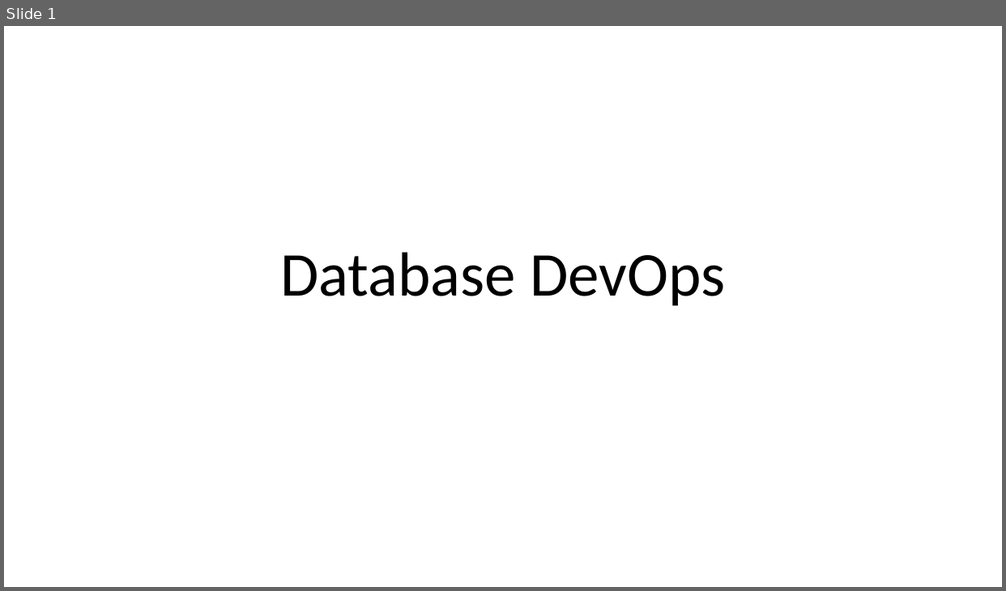
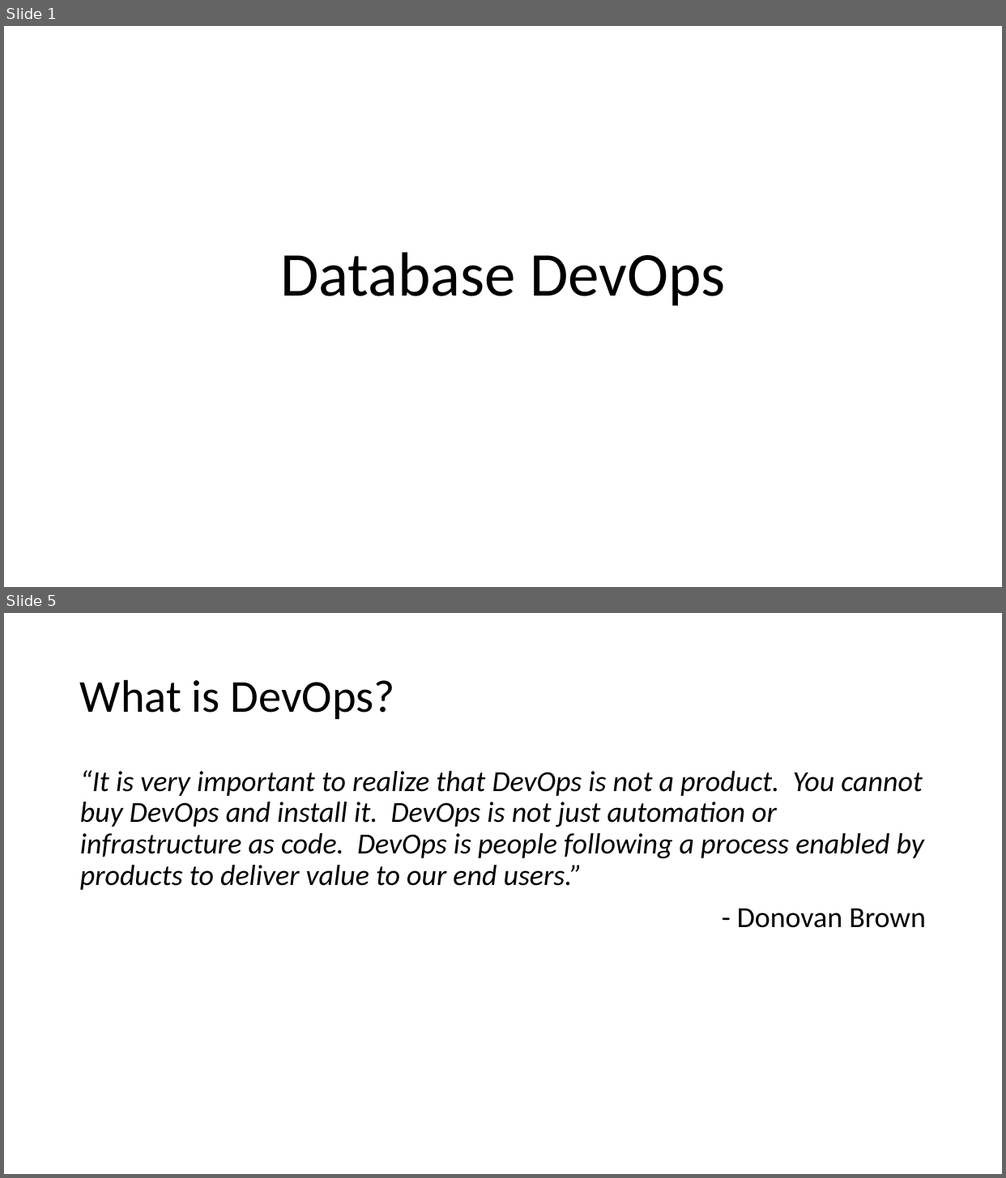
Before and after one commit to way0utwest/DatabaseDevOpsMS, a slide deck: Section 1- Intro to DevOps/IntroDatabaseDevOps.pptx. Shown one above the other, each under a label of ours: slide 1 before the commit, slides 1 and 5 after it; the slides between them are not shown. The pictures are 1006x591 and 1006x1178 pixels, drawn with LibreOffice and Linux fonts; fonts in the diff are those of the drawing. Boxes give left, top, right and bottom in pixels: in the first picture for what was removed or moved away, otherwise in the second. Text is boxed around its words. In the diff, an @@ line names an element or a change of style, - is before the commit and + after.

```diff
--- a/Section 1- Intro to DevOps/IntroDatabaseDevOps.pptx
+++ b/Section 1- Intro to DevOps/IntroDatabaseDevOps.pptx
@@ slide 5 added at (4,613,1002,1174), background #FFFFFF @@
@@ title added at (80,679,395,719), 44 pt, text #000000 @@
+What is DevOps?
@@ text added at (80,770,926,928), 28 pt, text #000000, italic @@
+“It is very important to realize that DevOps is not a product. You cannot buy DevOps and install it. DevOps is not just automation or infrastructure as code. DevOps is people following a process enabled by products to deliver value to our end users.”
+- Donovan Brown
```
Also in this commit, not shown: 1 slide changed, 4 other slides added, 4 other files.
